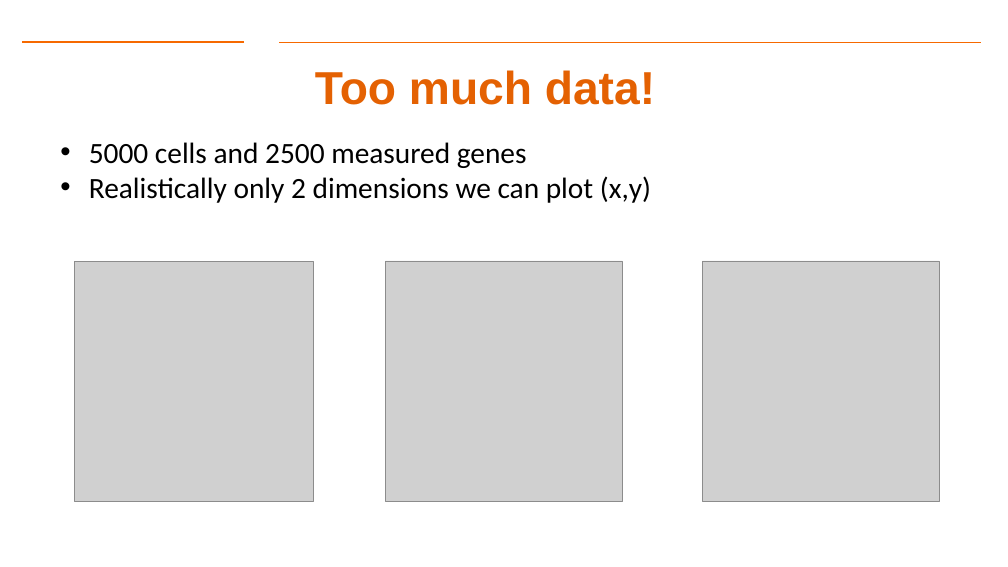
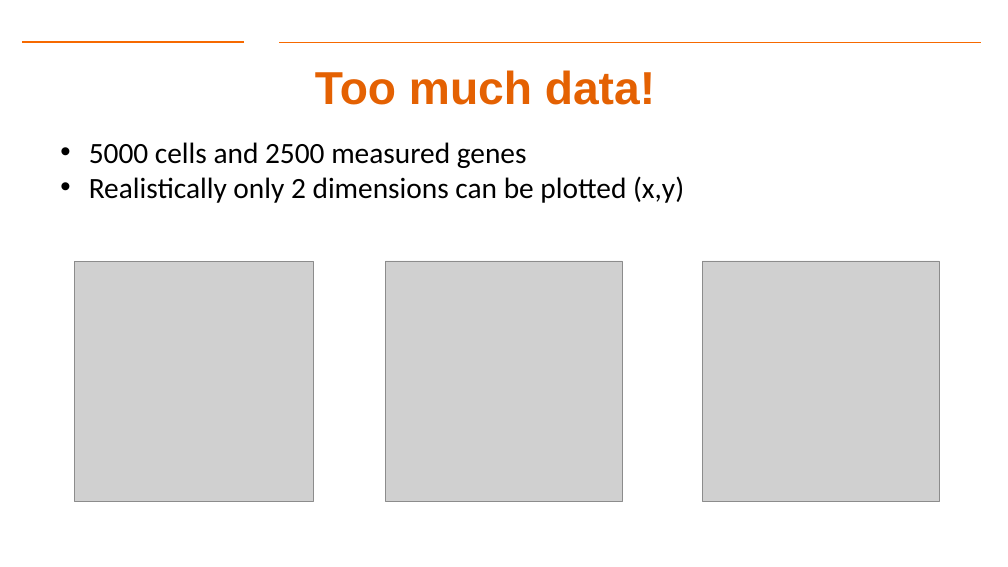
Before and after one commit to gk5951/RIT-DSCI-633-FDS, a slide deck: slide 4 of Syllabus/Lecture14/Lec14.pptx. Drawn at 1008x567 pixels with LibreOffice and Linux fonts; fonts in the diff are those of the drawing; grey boxes stand for pictures; background and template pictures are left out. Boxes give left, top, right and bottom in pixels: in the first picture for what was removed or moved away, otherwise in the second. Text is boxed around its words. In the diff, an @@ line names an element or a change of style, - is before the commit and + after.

```diff
--- a/Syllabus/Lecture14/Lec14.pptx
+++ b/Syllabus/Lecture14/Lec14.pptx
@@ text at [89, 176, 684, 203]: text changed @@
-• Realistically only 2 dimensions we can plot (x,y)
+• Realistically only 2 dimensions can be plotted (x,y)
```
Also in this commit, not shown: 1 other slide changed.
